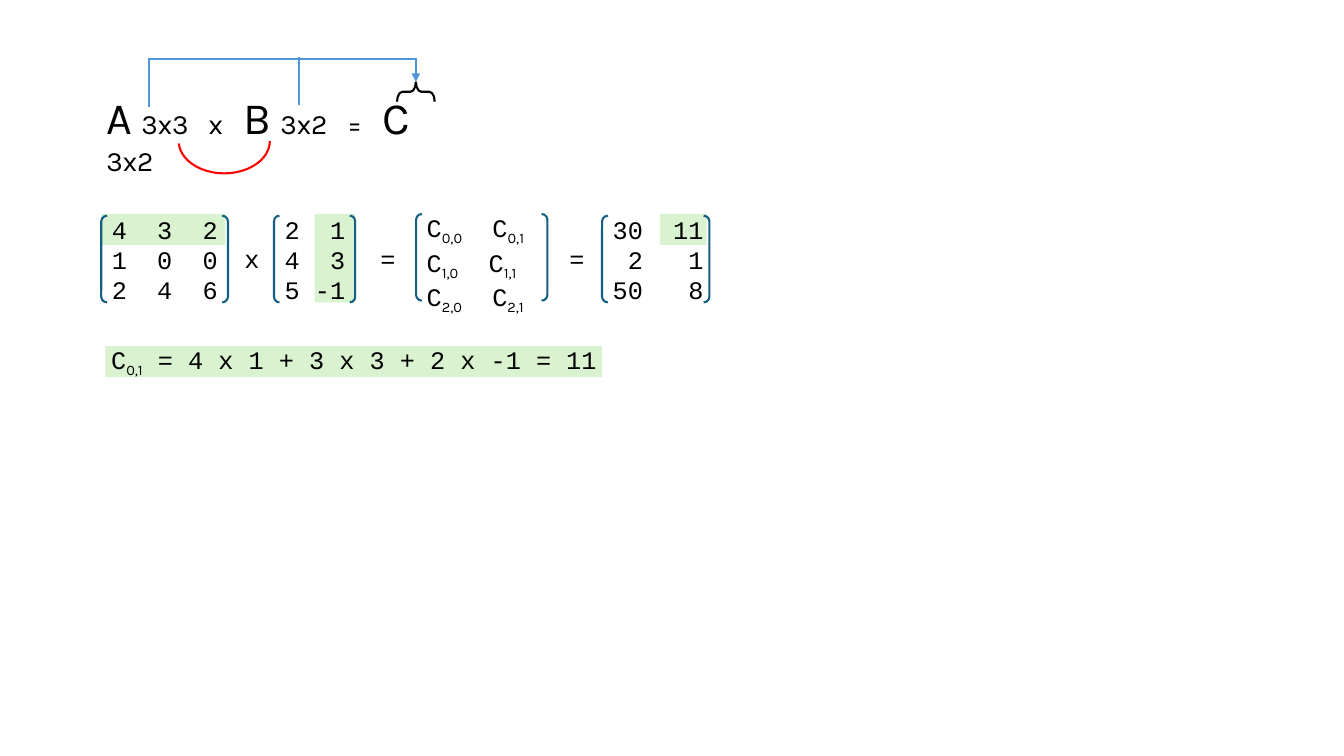
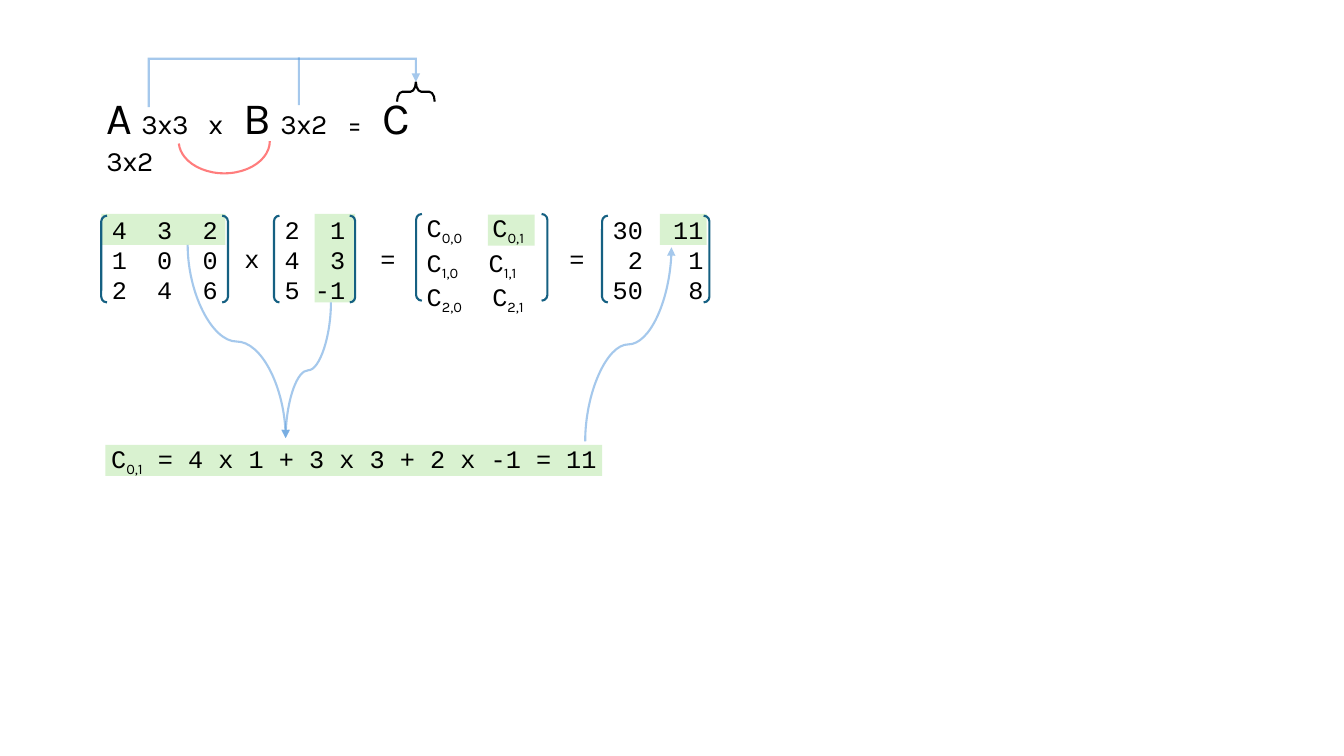
Before and after one commit to klippero/curso-programacion-dev, a slide deck: slide 1 of retos/matrices/23.3.mul0/mul.pptx. Drawn at 1344x756 pixels with LibreOffice and Linux fonts; fonts in the diff are those of the drawing. Boxes give left, top, right and bottom in pixels: in the first picture for what was removed or moved away, otherwise in the second. Text is boxed around its words. In the diff, an @@ line names an element or a change of style, - is before the commit and + after.

```diff
--- a/retos/matrices/23.3.mul0/mul.pptx
+++ b/retos/matrices/23.3.mul0/mul.pptx
@@ elbow arrow (148, 106) - (416, 82): stroke #4E95D9 1.5 pt to #4F95DA 1.5 pt @@
@@ elbow line (299, 105) - (299, 57): stroke #4E95D9 1.5 pt to #4F95DA 1.5 pt @@
@@ rectangle added at <box>488,215,534,246</box>, fill #D9F2D0 @@
@@ text "C0,1 = 4 x 1 ..." rewrapped from <box>188,302,596,378</box> to <box>112,252,596,469</box> @@
@@ curved arrow added from (188, 245) to (285, 439), #4F95DA 1.5 pt @@
@@ curved arrow added from (586, 442) to (671, 247), #4F95DA 1.5 pt @@
@@ curved arrow added from (331, 302) to (285, 439), #4F95DA 1.5 pt @@
@@ rectangle: place and size @@
-rectangle at <box>106,346,603,377</box>
+rectangle at <box>106,445,603,476</box>
```
Also in this commit, not shown: 1 other file.
